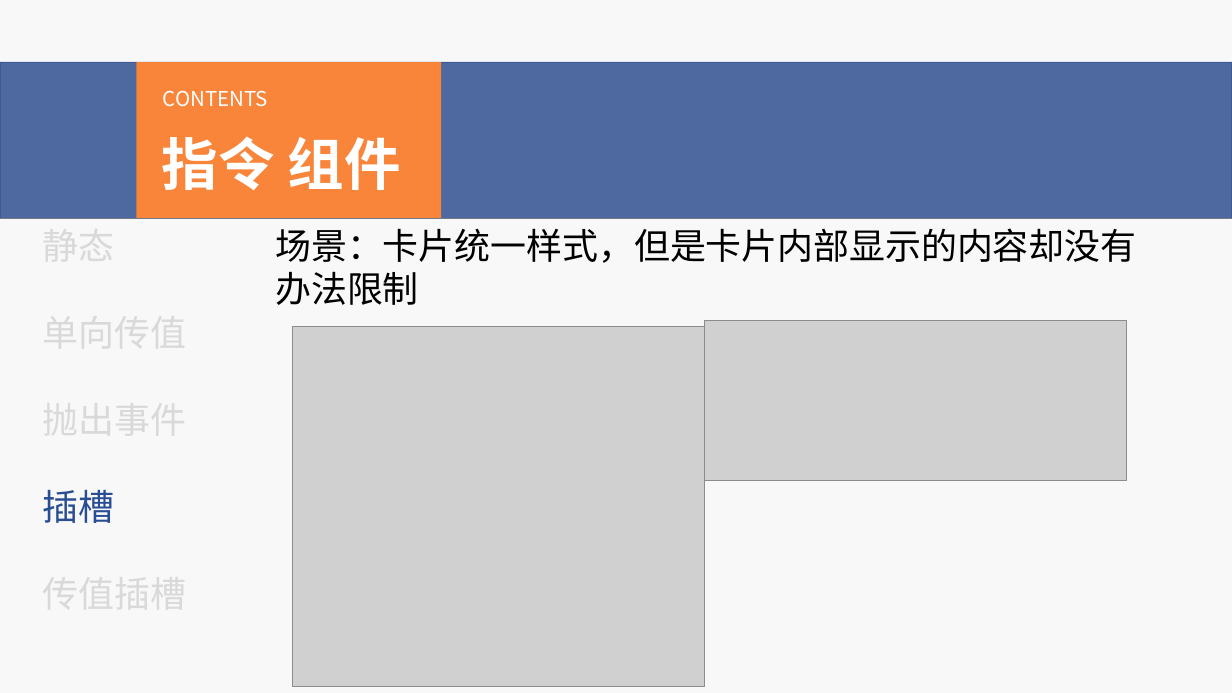
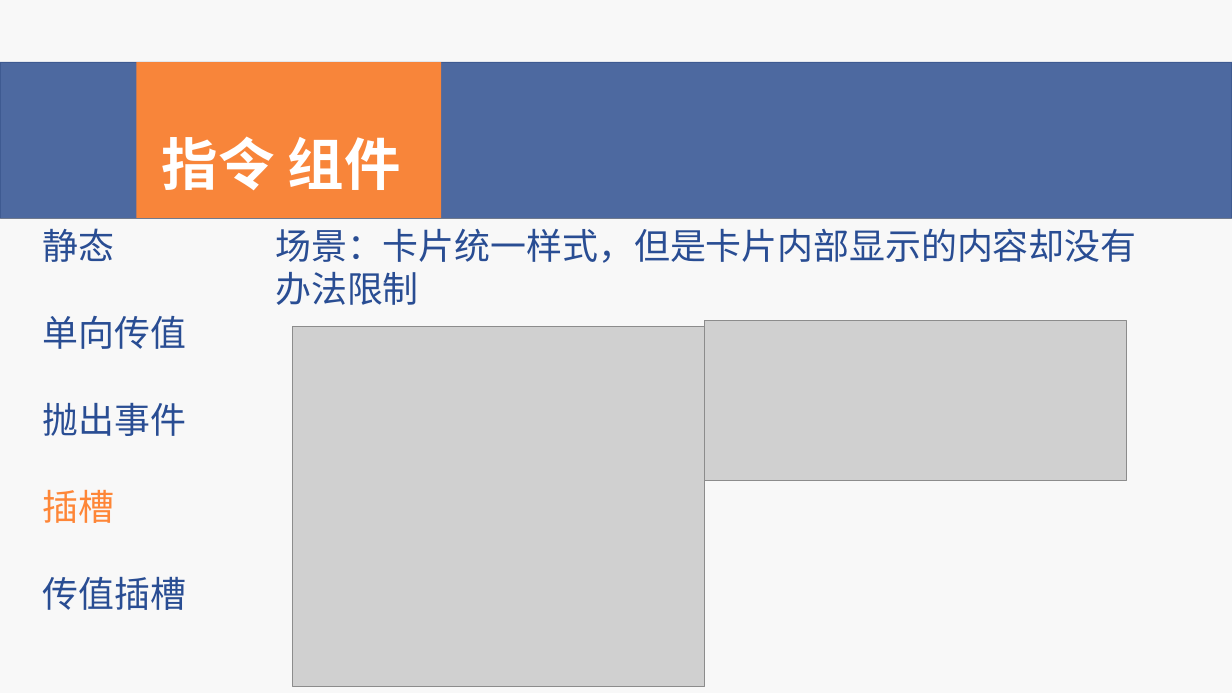
Before and after one commit to wzy4072/Vue_Jeecg_Demo, a slide deck: slide 13 of Vue基础.pptx. Drawn at 1232x693 pixels with LibreOffice and Linux fonts; fonts in the diff are those of the drawing; grey boxes stand for pictures. Boxes give left, top, right and bottom in pixels: in the first picture for what was removed or moved away, otherwise in the second. Text is boxed around its words. In the diff, an @@ line names an element or a change of style, - is before the commit and + after.

```diff
--- a/Vue基础.pptx
+++ b/Vue基础.pptx
@@ text removed at <box>163,90,268,107</box> @@
-CONTENTS
@@ text "静态" at <box>43,228,115,262</box>: text colour #D9D9D9 to #284D93 @@
@@ text "场景：卡片统一样式，但是卡片内部显示的内容却没有办法限制" at <box>275,228,1136,305</box>: text colour #000000 to #284D93 @@
@@ text added at <box>43,316,187,349</box>, 28 pt, text #284D93 @@
+单向传值
@@ text added at <box>43,403,187,436</box>, 28 pt, text #284D93 @@
+抛出事件
@@ text "插槽" at <box>43,490,115,523</box>: text colour #284D93 to #FE8637 @@
@@ text added at <box>43,577,187,610</box>, 28 pt, text #284D93 @@
+传值插槽
```
Also in this commit, not shown: 13 other slides changed, 1 slide added, 2 slides removed, 15 other files.
